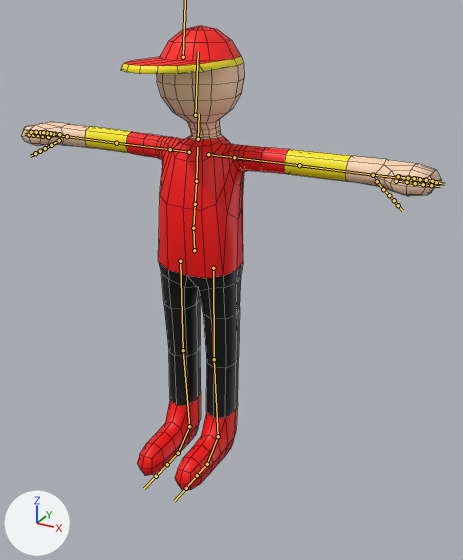
An edit to the FBX model Assets/Art/Red_DeliveryMan.fbx, drawn before and after from the same camera.
Both versions are drawn from a 50 mm camera at (1.36, -2.16, 2.02) aimed at (0.15, 0.03, 0.93). Lighting does not change. The marker at lower left points along +X, +Y and +Z. Both versions are drawn at frame 12 of the action 'Walk'; the numbers are the values there. The bones that bend it are drawn over the model as lines. Mesh edges are drawn as thin lines.

In view in the first picture: 'Livreur Bleu.004'.
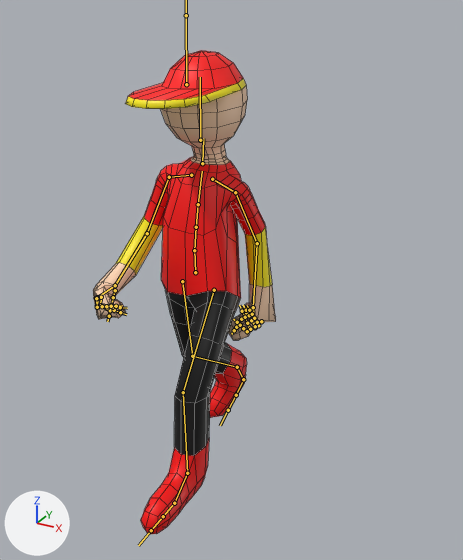
Where the change shows, as pixel boxes (x1, y1, x2, y2) in the pictures (463 x 560 px):
'Livreur Bleu.004', posed (56% narrower): before (21, 26, 442, 491); after (93, 50, 276, 534)
bone 'mixamorig:Hips', root to tip: before (194, 250) to (193, 227); after (195, 272) to (194, 249)
bone 'mixamorig:Spine', root to tip: before (193, 228) to (195, 204); after (194, 250) to (196, 227)
bone 'mixamorig:Spine1', root to tip: before (195, 204) to (196, 181); after (196, 227) to (198, 204)
bone 'mixamorig:Spine2', root to tip: before (196, 181) to (197, 147); after (198, 204) to (202, 171)
bone 'mixamorig:Neck', root to tip: before (198, 139) to (199, 114); after (202, 163) to (203, 138)
bone 'mixamorig:Head', root to tip: before (195, 115) to (198, 52); after (200, 140) to (200, 77)
bone 'mixamorig:RightShoulder', root to tip: before (189, 152) to (170, 149); after (191, 175) to (169, 177)
bone 'mixamorig:RightArm', root to tip: before (170, 149) to (116, 143); after (169, 177) to (147, 233)
bone 'mixamorig:RightForeArm', root to tip: before (116, 143) to (67, 136); after (147, 233) to (115, 285)
bone 'mixamorig:RightHand', root to tip: before (67, 136) to (53, 135); after (115, 285) to (99, 296)
bone 'mixamorig:RightHandIndex1', root to tip: before (48, 137) to (42, 136); after (101, 297) to (100, 305)
bone 'mixamorig:RightHandIndex2', root to tip: before (42, 136) to (38, 135); after (100, 305) to (107, 308)
bone 'mixamorig:RightHandMiddle1', root to tip: before (51, 134) to (45, 134); after (97, 297) to (98, 306)
bone 'mixamorig:RightHandMiddle2', root to tip: before (45, 134) to (40, 133); after (98, 306) to (105, 306)
bone 'mixamorig:RightHandRing1', root to tip: before (55, 134) to (49, 133); after (96, 298) to (97, 306)
bone 'mixamorig:RightHandRing2', root to tip: before (49, 133) to (44, 133); after (97, 306) to (103, 306)
bone 'mixamorig:RightHandPinky1', root to tip: before (59, 134) to (53, 134); after (96, 298) to (97, 307)
bone 'mixamorig:RightHandPinky2', root to tip: before (53, 134) to (50, 133); after (97, 307) to (102, 306)
bone 'mixamorig:LeftShoulder', root to tip: before (208, 154) to (234, 157); after (212, 179) to (235, 192)
bone 'mixamorig:LeftArm', root to tip: before (234, 157) to (299, 165); after (235, 192) to (257, 243)
bone 'mixamorig:LeftForeArm', root to tip: before (299, 165) to (373, 175); after (257, 243) to (253, 307)
bone 'mixamorig:LeftHand', root to tip: before (373, 175) to (395, 177); after (253, 307) to (254, 324)
bone 'mixamorig:LeftHandIndex1', root to tip: before (396, 181) to (407, 182); after (249, 327) to (247, 331)
bone 'mixamorig:LeftHandIndex2', root to tip: before (407, 182) to (415, 183); after (247, 331) to (243, 328)
bone 'mixamorig:LeftHandMiddle1', root to tip: before (399, 178) to (410, 179); after (255, 327) to (250, 329)
bone 'mixamorig:LeftHandMiddle2', root to tip: before (410, 179) to (418, 180); after (250, 329) to (247, 323)
bone 'mixamorig:LeftHandRing1', root to tip: before (399, 177) to (408, 178); after (258, 325) to (255, 326)
bone 'mixamorig:LeftHandRing2', root to tip: before (408, 178) to (417, 179); after (255, 326) to (251, 320)
bone 'mixamorig:LeftHandPinky1', root to tip: before (398, 176) to (408, 178); after (261, 321) to (257, 322)
bone 'mixamorig:LeftHandPinky2', root to tip: before (408, 178) to (414, 178); after (257, 322) to (254, 318)
bone 'mixamorig:RightUpLeg', root to tip: before (180, 261) to (183, 350); after (182, 281) to (192, 356)
bone 'mixamorig:RightLeg', root to tip: before (183, 350) to (189, 426); after (192, 356) to (237, 367)
bone 'mixamorig:RightFoot', root to tip: before (189, 426) to (178, 453); after (237, 367) to (243, 379)
bone 'mixamorig:RightToeBase', root to tip: before (178, 453) to (167, 464); after (243, 379) to (236, 395)
bone 'mixamorig:LeftUpLeg', root to tip: before (213, 268) to (214, 359); after (214, 290) to (183, 392)
bone 'mixamorig:LeftLeg', root to tip: before (214, 359) to (218, 436); after (183, 392) to (187, 473)
bone 'mixamorig:LeftToeBase', root to tip: before (207, 464) to (197, 475); after (174, 503) to (163, 516)

The edits, one by one:
Bone 'mixamorig:Hips' (bone_mixamorig_hips) moves from (0.0, 0.0, 0.0) to (2.2, -8.5, 3.1).
Bone 'mixamorig:Hips' (bone_mixamorig_hips) turns from (0, 0, 0) to (2, -4, -1) degrees about its own x, y and z.
Bone 'mixamorig:Spine' (bone_mixamorig_spine) turns from (0, 0, 0) to (0, 2, 0) degrees about its own x, y and z.
Bone 'mixamorig:Spine1' (bone_mixamorig_spine1) turns from (0, 0, 0) to (-1, 4, -1) degrees about its own x, y and z.
Bone 'mixamorig:Spine2' (bone_mixamorig_spine2) turns from (0, 0, 0) to (-1, 4, -2) degrees about its own x, y and z.
Bone 'mixamorig:Neck' (bone_mixamorig_neck) turns from (0, 0, 0) to (1, -2, 4) degrees about its own x, y and z.
Bone 'mixamorig:Head' (bone_mixamorig_head) turns from (0, 0, 0) to (1, -3, 2) degrees about its own x, y and z.
Bone 'mixamorig:RightShoulder' (bone_mixamorig_rightshoulder) turns from (0, 0, 0) to (13, -5, -9) degrees about its own x, y and z.
Bone 'mixamorig:RightArm' (bone_mixamorig_rightarm) turns from (0, 0, 0) to (58, 4, 2) degrees about its own x, y and z.
Bone 'mixamorig:RightForeArm' (bone_mixamorig_rightforearm) turns from (0, 0, 0) to (3, -10, -55) degrees about its own x, y and z.
Bone 'mixamorig:RightHand' (bone_mixamorig_righthand) turns from (0, 0, 0) to (-22, -18, -3) degrees about its own x, y and z.
Bone 'mixamorig:RightHandIndex1' (bone_mixamorig_righthandindex1) turns from (0, 0, 0) to (50, 3, 1) degrees about its own x, y and z.
Bone 'mixamorig:RightHandIndex2' (bone_mixamorig_righthandindex2) turns from (0, 0, 0) to (77, 6, -2) degrees about its own x, y and z.
Bone 'mixamorig:RightHandMiddle1' (bone_mixamorig_righthandmiddle1) turns from (0, 0, 0) to (59, 5, 0) degrees about its own x, y and z.
Bone 'mixamorig:RightHandMiddle2' (bone_mixamorig_righthandmiddle2) turns from (0, 0, 0) to (83, 7, -2) degrees about its own x, y and z.
Bone 'mixamorig:RightHandRing1' (bone_mixamorig_righthandring1) turns from (0, 0, 0) to (57, 4, -4) degrees about its own x, y and z.
Bone 'mixamorig:RightHandRing2' (bone_mixamorig_righthandring2) turns from (0, 0, 0) to (91, 4, -7) degrees about its own x, y and z.
Bone 'mixamorig:RightHandPinky1' (bone_mixamorig_righthandpinky1) turns from (0, 0, 0) to (53, 4, -7) degrees about its own x, y and z.
Bone 'mixamorig:RightHandPinky2' (bone_mixamorig_righthandpinky2) turns from (0, 0, 0) to (97, 4, -10) degrees about its own x, y and z.
Bone 'mixamorig:LeftShoulder' (bone_mixamorig_leftshoulder) turns from (0, 0, 0) to (16, 5, 14) degrees about its own x, y and z.
Bone 'mixamorig:LeftArm' (bone_mixamorig_leftarm) turns from (0, 0, 0) to (56, 14, -28) degrees about its own x, y and z.
Bone 'mixamorig:LeftForeArm' (bone_mixamorig_leftforearm) turns from (0, 0, 0) to (12, 16, 39) degrees about its own x, y and z.
Bone 'mixamorig:LeftHand' (bone_mixamorig_lefthand) turns from (0, 0, 0) to (-1, 24, -12) degrees about its own x, y and z.
Bone 'mixamorig:LeftHandIndex1' (bone_mixamorig_lefthandindex1) turns from (0, 0, 0) to (38, -1, 6) degrees about its own x, y and z.
Bone 'mixamorig:LeftHandIndex2' (bone_mixamorig_lefthandindex2) turns from (0, 0, 0) to (64, -4, 3) degrees about its own x, y and z.
Bone 'mixamorig:LeftHandMiddle1' (bone_mixamorig_lefthandmiddle1) turns from (0, 0, 0) to (58, -7, 8) degrees about its own x, y and z.
Bone 'mixamorig:LeftHandMiddle2' (bone_mixamorig_lefthandmiddle2) turns from (0, 0, 0) to (84, -6, 5) degrees about its own x, y and z.
Bone 'mixamorig:LeftHandRing1' (bone_mixamorig_lefthandring1) turns from (0, 0, 0) to (60, -11, -2) degrees about its own x, y and z.
Bone 'mixamorig:LeftHandRing2' (bone_mixamorig_lefthandring2) turns from (0, 0, 0) to (87, -3, 4) degrees about its own x, y and z.
Bone 'mixamorig:LeftHandPinky1' (bone_mixamorig_lefthandpinky1) turns from (0, 0, 0) to (71, -14, -6) degrees about its own x, y and z.
Bone 'mixamorig:LeftHandPinky2' (bone_mixamorig_lefthandpinky2) turns from (0, 0, 0) to (77, -1, 6) degrees about its own x, y and z.
Bone 'mixamorig:RightUpLeg' (bone_mixamorig_rightupleg) turns from (0, 0, 0) to (-12, 11, -6) degrees about its own x, y and z.
Bone 'mixamorig:RightLeg' (bone_mixamorig_rightleg) turns from (0, 0, 0) to (-40, -5, 1) degrees about its own x, y and z.
Bone 'mixamorig:RightFoot' (bone_mixamorig_rightfoot) turns from (0, 0, 0) to (-30, -2, 1) degrees about its own x, y and z.
Bone 'mixamorig:RightToeBase' (bone_mixamorig_righttoebase) turns from (0, 0, 0) to (39, 5, 4) degrees about its own x, y and z.
Bone 'mixamorig:LeftUpLeg' (bone_mixamorig_leftupleg) turns from (0, 0, 0) to (38, -6, -1) degrees about its own x, y and z.
Bone 'mixamorig:LeftLeg' (bone_mixamorig_leftleg) turns from (0, 0, 0) to (-36, 3, -2) degrees about its own x, y and z.
Bone 'mixamorig:LeftToeBase' (bone_mixamorig_lefttoebase) turns from (0, 0, 0) to (3, -5, 4) degrees about its own x, y and z.
